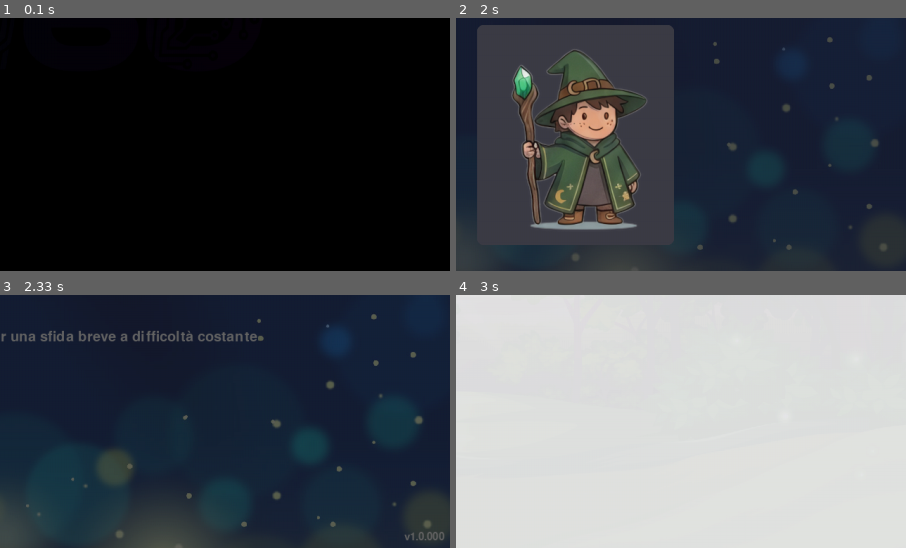
Above: before the commit, frames 1-4 (two rows, left to right).
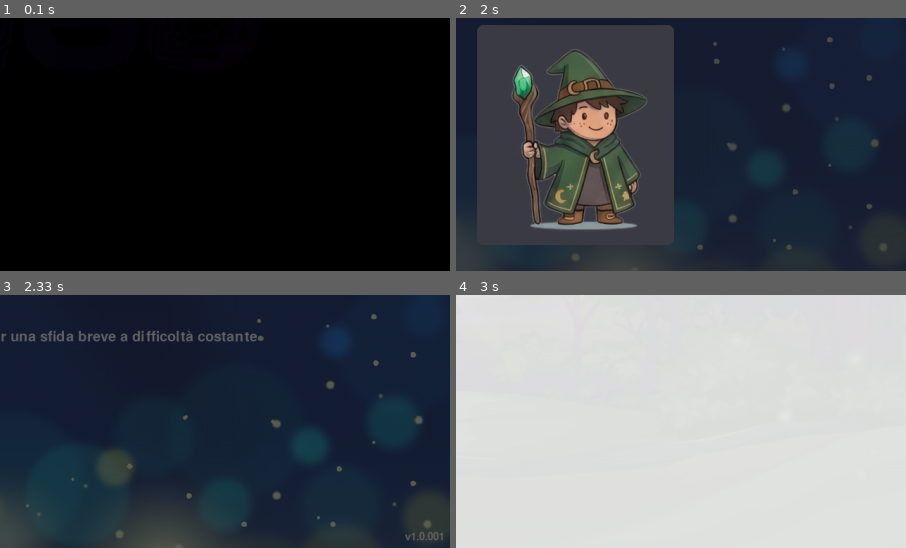
Above: after the commit, the same moments.

Repository: thefactor82/math-wizard
Game: pygame game, started from math-wizard.py
Same seed, same stepped clock (60 frames per second), same inputs: the game is played once before the commit and once after it.
Inputs (mouse positions are % of the whole screen's width and height, from its top left):
- Up to frame 1 (0.1 s): no input
- Up to frame 2 (2 s): hold Right 0.33-0.8 s; hold Up 0.88-1.18 s; move the mouse to (46, 54) at 0.92 s; click "Nuovo profilo" at 1.27 s; type "an" at 1.55 s; type "n" at 1.75 s; tap Enter at 1.88 s
- Up to frame 3 (2.33 s): click (37, 73) at 2.1 s
- Up to frame 4 (3 s): tap 1 at 2.38 s; tap Enter at 2.72 s
The pictures show only the part of the screen within x 50-100%, y 50-100%; the shares and areas given below are measured in that part.

Frames 1-2 are identical in both runs. In frame 3, less than 0.1% of the frame differs, in the area x 90-99%, y 93-97%; in frame 4, nothing differs.

Commit message:
1.0.001 - Window title shortened to 'Math Wizard'

Diff:
--- a/math-wizard.py
+++ b/math-wizard.py
@@ -287,7 +287,7 @@
         self .fullscreen =False
         self .flags =pygame .SCALED
         self .screen =pygame .display .set_mode ((SCREEN_WIDTH ,SCREEN_HEIGHT ),self .flags )
-        pygame .display .set_caption ("Math Wizard - Impara la matematica")
+        pygame .display .set_caption ("Math Wizard")
         self .setup_cursor ()
         self .clock =pygame .time .Clock ()
         self .running =True
@@ -500,7 +500,7 @@
         self .story_idx =0
         self .num_story_levels =sum (1 for e in self .story_entries if e .get ("tipo")=="livello")
 
-        self .version ="1.0.000"
+        self .version ="1.0.001"
 
         self .profiles =[]
         self .current_profile =""
